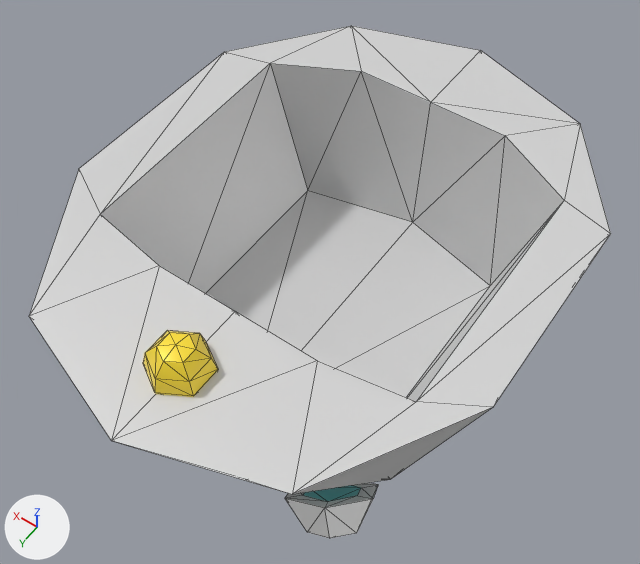
A saved change to the glTF model models/pod-start.glb.
One viewpoint serves both versions: a camera (50 mm lens) standing at (-0.865, 1.219, 2.358) and looking at (0.012, -0.009, 0.428). Arrows for +X, +Y and +Z are at lower left; the lights stay in place. Mesh edges are drawn as thin lines. Vertices at the same position are counted once.

Objects in the first picture: 'Time Pod'.
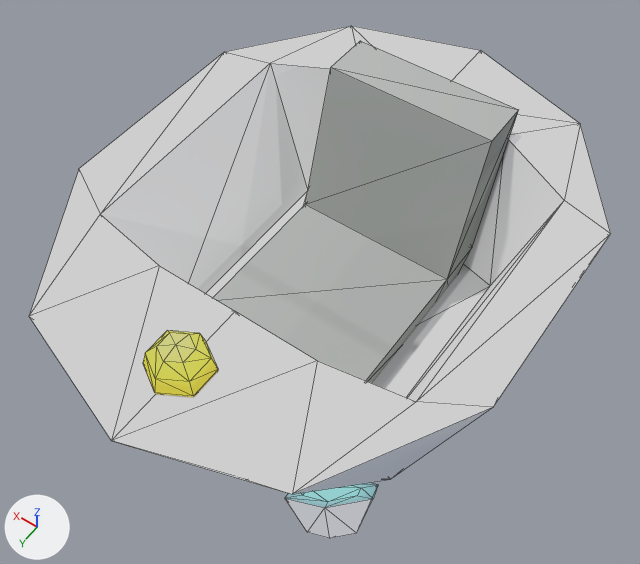
The newer file is also turned or shifted as a whole; pictures and numbers use the older file's frame.

The change, as JSON lines over the scene's bpy script:
```json
{"op": "add", "block": "img_text_timepod", "code": ["img_text_timepod = load_image('text.timepod', '_unpacked/text.timepod', 1024, 1024, 'sRGB')"]}
{"op": "add", "block": "mat_material_timepod", "code": ["mat_material_timepod = bpy.data.materials.new('Material.timepod')", "# uses the picture img_text_timepod"]}
{"block": "me_plane_004", "where": "# used by ob_time_pod; location = (0.0, 0.0, 0.0)"}
{"op": "remove", "block": "me_plane_004", "code": "me_plane_004.from_pydata(...)  # 188 vertices, 352 faces; spans x -0.61..0.61, y -0.81..0.75, z 0.07..0.78"}
{"op": "add", "block": "me_plane_004", "code": "me_plane_004.from_pydata(...)  # 204 vertices, 376 faces; spans x -0.61..0.61, y -0.81..0.75, z 0.07..0.8"}
{"block": "me_plane_004", "change": "me_plane_004 part 1: a new loose piece of 16 vertices spanning x -0.25..0.25, y -0.54..0.18, z 0.17..0.8, in mat_material_timepod"}
{"block": "me_plane_004", "change": "me_plane_004 part 2: 352 faces spanning x -0.61..0.61, y -0.81..0.75, z 0.07..0.78 switch from mat_metal to mat_material_timepod"}
```

Where the change shows, as pixel boxes [x1, y1, x2, y2] in the pictures (640 x 564 px):
```json
{"part": 1, "of": "me_plane_004", "change": "added", "after": [213, 41, 519, 383]}
{"part": 2, "of": "me_plane_004", "change": "recoloured", "before": [99, 37, 565, 538], "after": [99, 37, 565, 538]}
```
